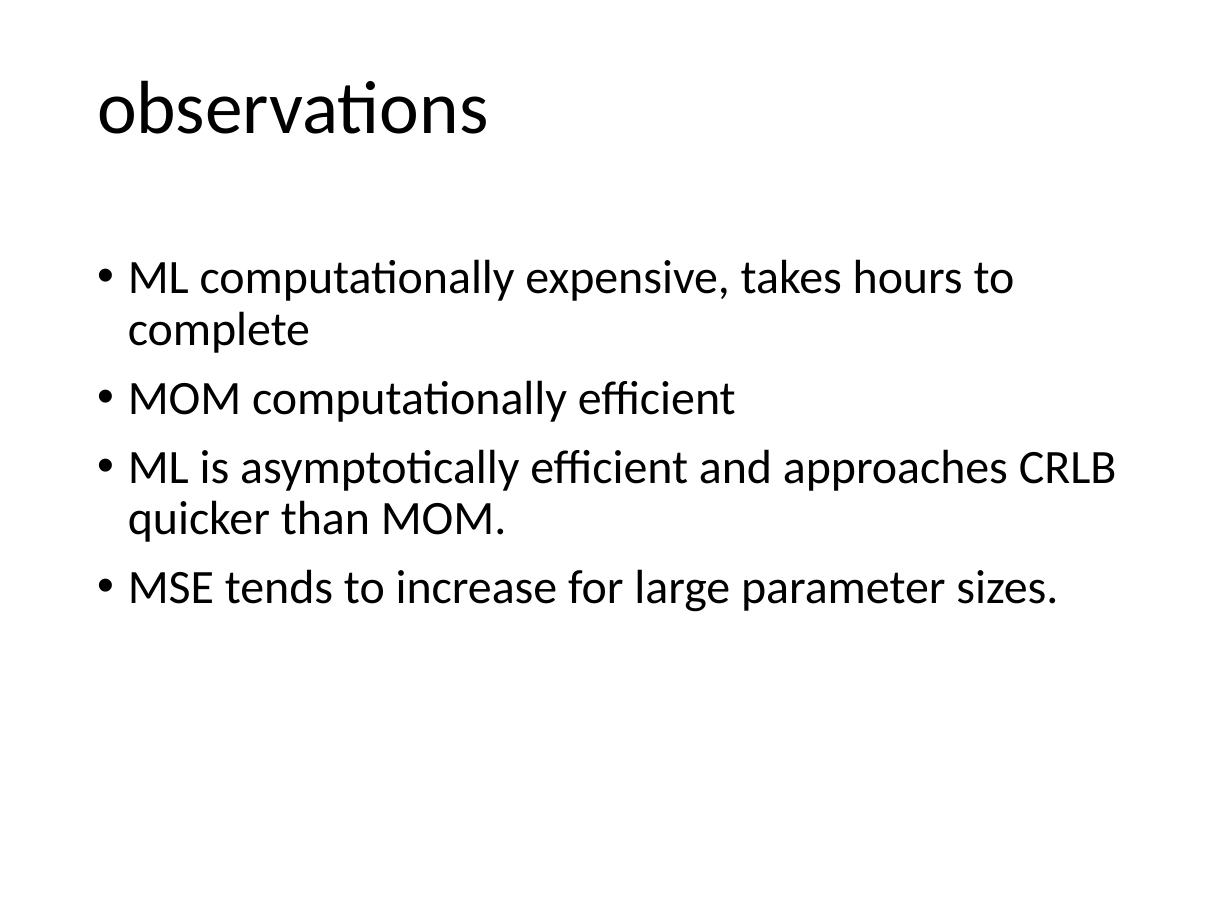
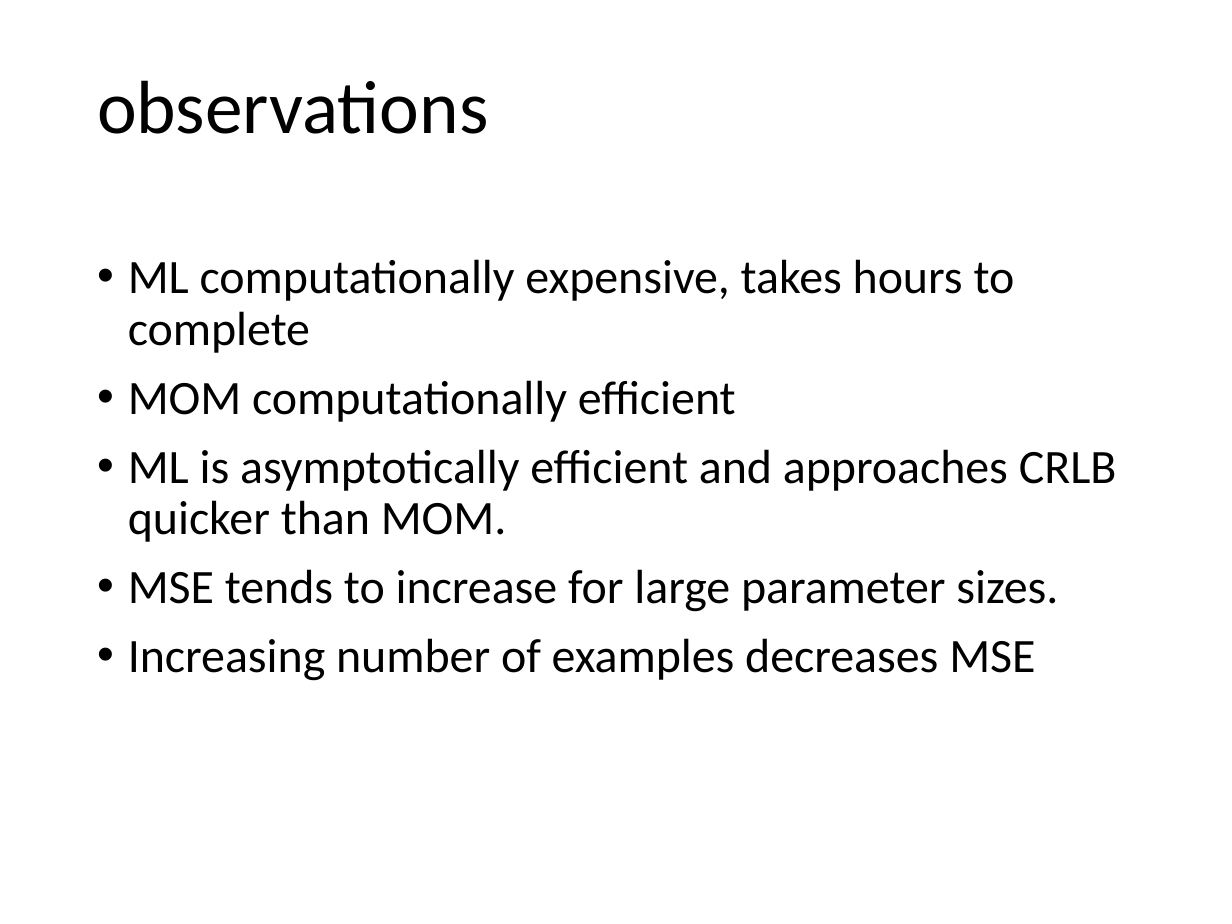
Before and after one commit to tadeze/PolyDistribution, a slide deck: slide 16 of FinalPresentation_polya.pptx (slide 18 before the commit). Drawn at 1232x924 pixels with LibreOffice and Linux fonts; fonts in the diff are those of the drawing. Boxes give left, top, right and bottom in pixels: in the first picture for what was removed or moved away, otherwise in the second. Text is boxed around its words. In the diff, an @@ line names an element or a change of style, - is before the commit and + after.

```diff
--- a/FinalPresentation_polya.pptx
+++ b/FinalPresentation_polya.pptx
@@ text at bbox=[128, 638, 1035, 681]: paragraph added @@
+• Increasing number of examples decreases MSE
```
Also in this commit, not shown: 4 other slides changed, 8 slides added, 9 slides removed, 13 other files.
